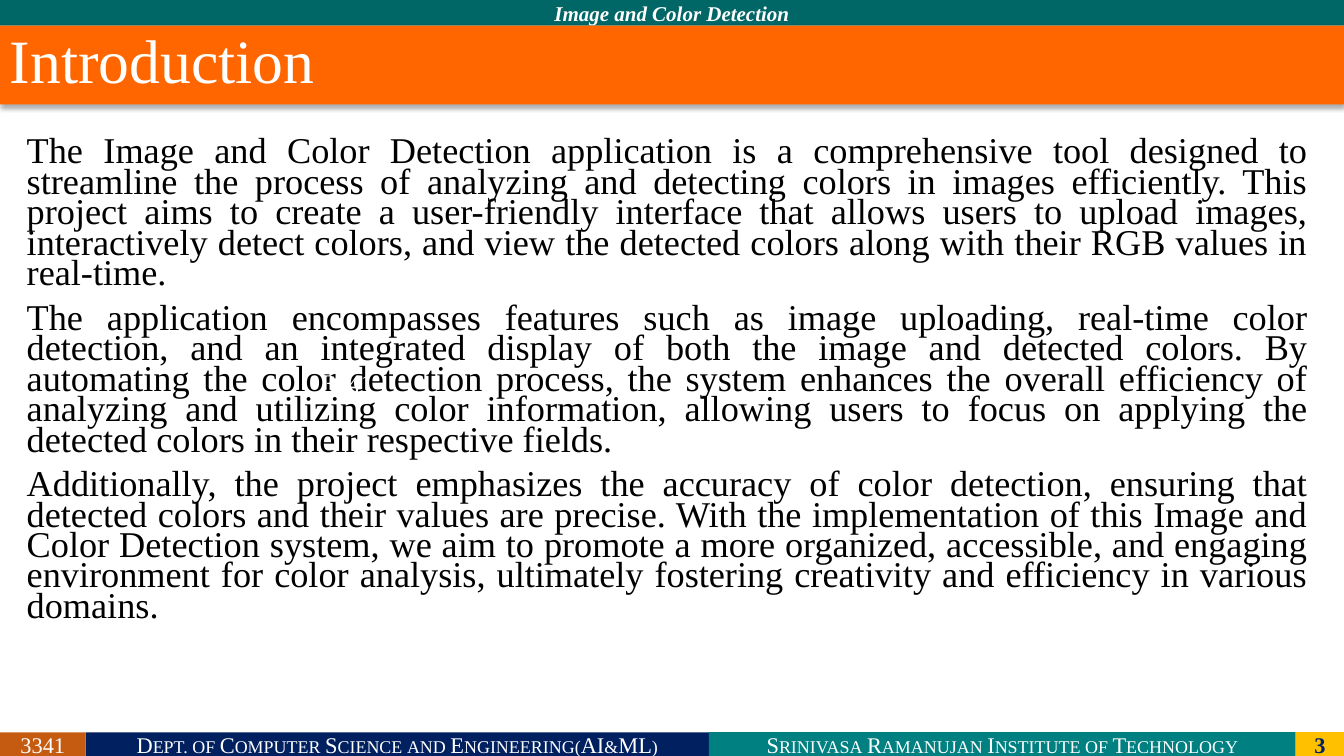
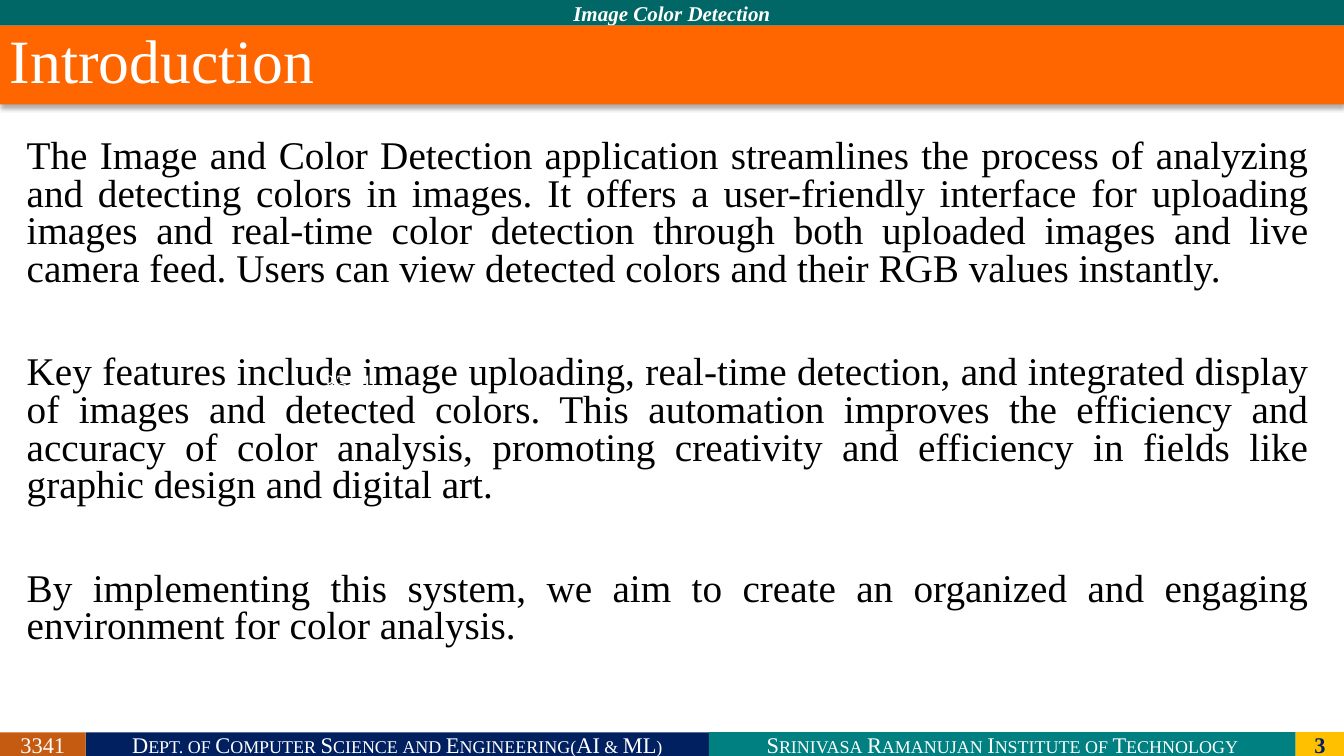
Before and after one commit to LAKSHMISREERENTALA/Mini-Project, a slide deck: slide 3 of Color_Detection.pptx. Drawn at 1344x756 pixels with LibreOffice and Linux fonts; fonts in the diff are those of the drawing; background and template pictures are left out. Boxes give left, top, right and bottom in pixels: in the first picture for what was removed or moved away, otherwise in the second. Text is boxed around its words. In the diff, an @@ line names an element or a change of style, - is before the commit and + after.

```diff
--- a/Color_Detection.pptx
+++ b/Color_Detection.pptx
@@ text in rectangle at bbox=[573, 6, 771, 25]: text changed @@
-Image and Color Detection
+Image Color Detection
@@ text at bbox=[27, 141, 1309, 647]: text changed; size 25.9 to 28 pt @@
-The Image and Color Detection application is a comprehensive tool designed to streamline the process of analyzing and detecting colors in images efficiently. This project aims to create a user-friendly interface that allows users to upload images, interactively detect colors, and view the detected colors along with their RGB values in real-time.
-The application encompasses features such as image uploading, real-time color detection, and an integrated display of both the image and detected colors. By automating the color detection process, the system enhances the overall efficiency of analyzing and utilizing color information, allowing users to focus on applying the detected colors in their respective fields.
-Additionally, the project emphasizes the accuracy of color detection, ensuring that detected colors and their values are precise. With the implementation of this Image and Color Detection system, we aim to promote a more organized, accessible, and engaging environment for color analysis, ultimately fostering creativity and efficiency in various domains.
+The Image and Color Detection application streamlines the process of analyzing and detecting colors in images. It offers a user-friendly interface for uploading images and real-time color detection through both uploaded images and live camera feed. Users can view detected colors and their RGB values instantly.
+Key features include image uploading, real-time detection, and integrated display of images and detected colors. This automation improves the efficiency and accuracy of color analysis, promoting creativity and efficiency in fields like graphic design and digital art.
+By implementing this system, we aim to create an organized and engaging environment for color analysis.
@@ text in rectangle at bbox=[188, 738, 656, 753]: spaces changed @@
-Dept. of Computer Science and Engineering(AI&ML)
+Dept. of Computer Science and Engineering(AI & ML)
```
Also in this commit, not shown: 8 other slides changed, 1 slide added.
